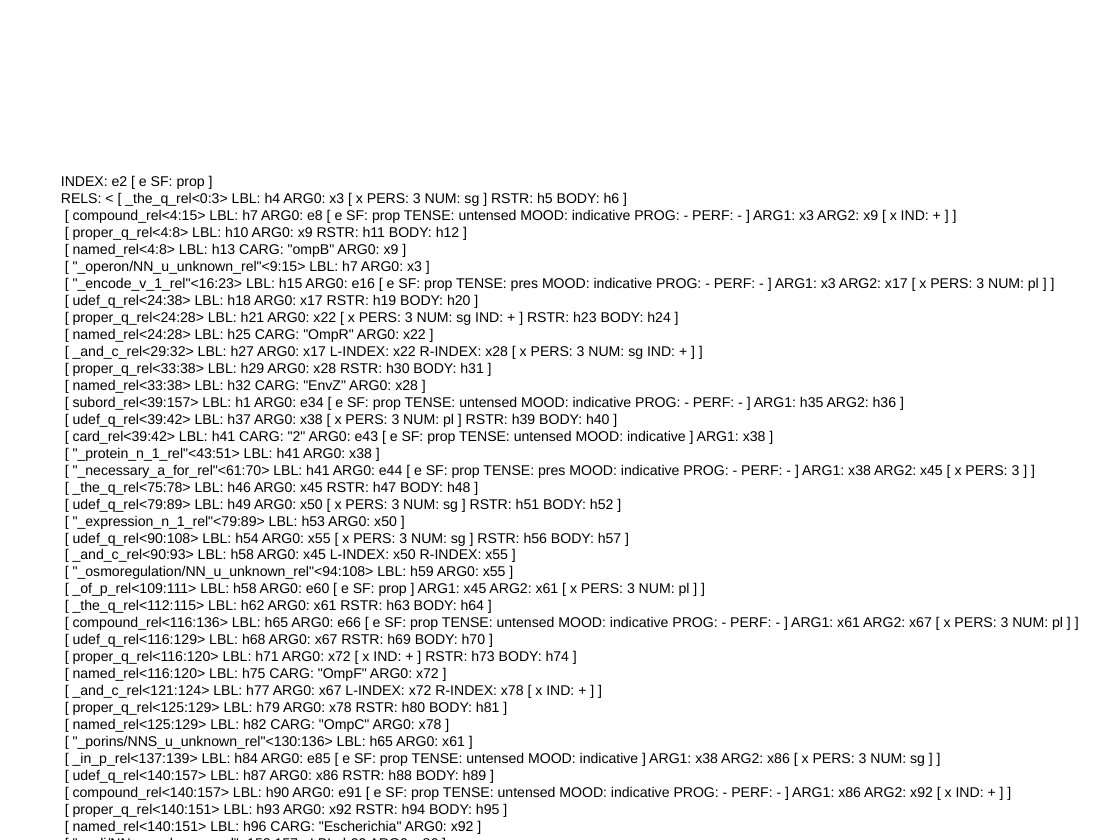
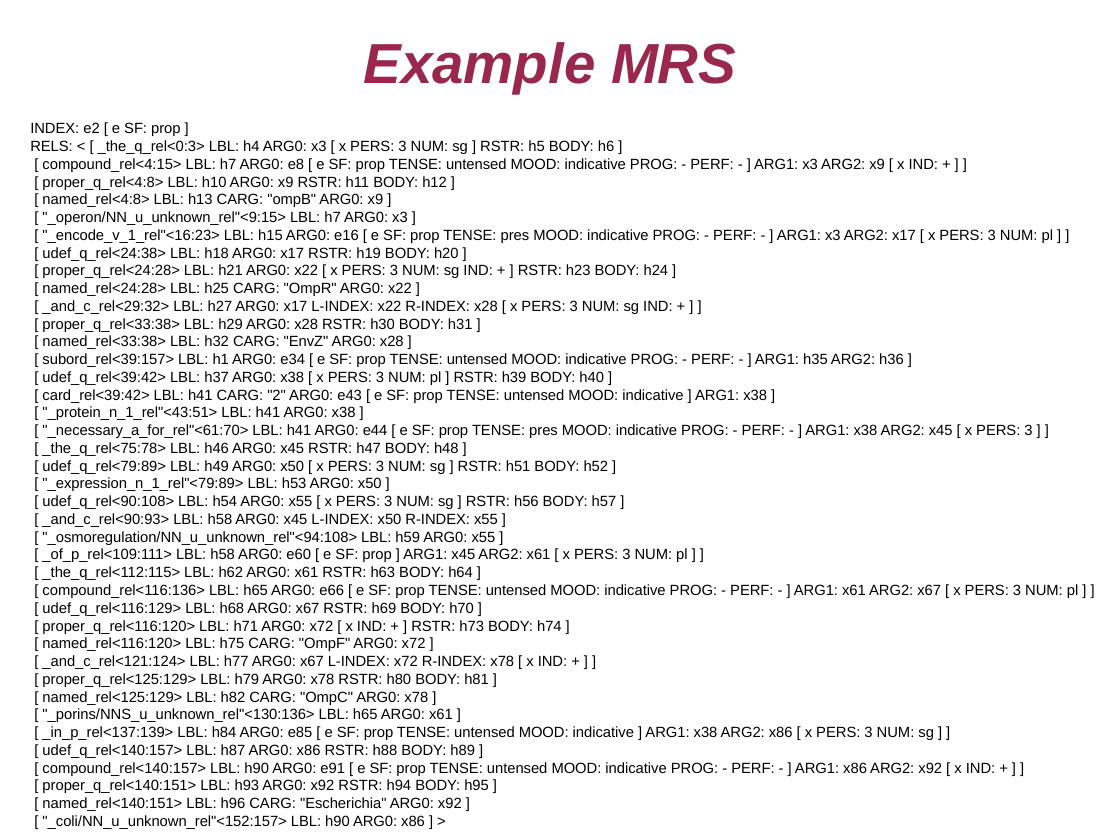
Before and after one commit to agentile/GREC-MRS, a slide deck: slide 4 of evaluation_plan/evaluation_plan.odp. Drawn at 1120x840 pixels with LibreOffice and Linux fonts; fonts in the diff are those of the drawing; background and template pictures are left out. Boxes give left, top, right and bottom in pixels: in the first picture for what was removed or moved away, otherwise in the second. Text is boxed around its words. In the diff, an @@ line names an element or a change of style, - is before the commit and + after.

```diff
--- a/evaluation_plan/evaluation_plan.odp
+++ b/evaluation_plan/evaluation_plan.odp
@@ title "Example MRS": place and size @@
-title "Example MRS" at (80, 76, 1020, 190)
+title "Example MRS" at (363, 42, 736, 93)
@@ title "Example MRS" at (363, 42, 736, 93): size 44 to 40 pt, text colour #FFFFFF to #99284C, bold on, italic on @@
@@ text "INDEX: e2 [ e SF: ...": place and size @@
-text "INDEX: e2 [ e SF: ..." at (61, 176, 1063, 817)
+text "INDEX: e2 [ e SF: ..." at (30, 122, 1078, 811)
@@ text "INDEX: e2 [ e SF: ..." at (30, 122, 1078, 811): size 10 to 10.5 pt @@
```
Also in this commit, not shown: 4 other slides changed, 2 slides added.
